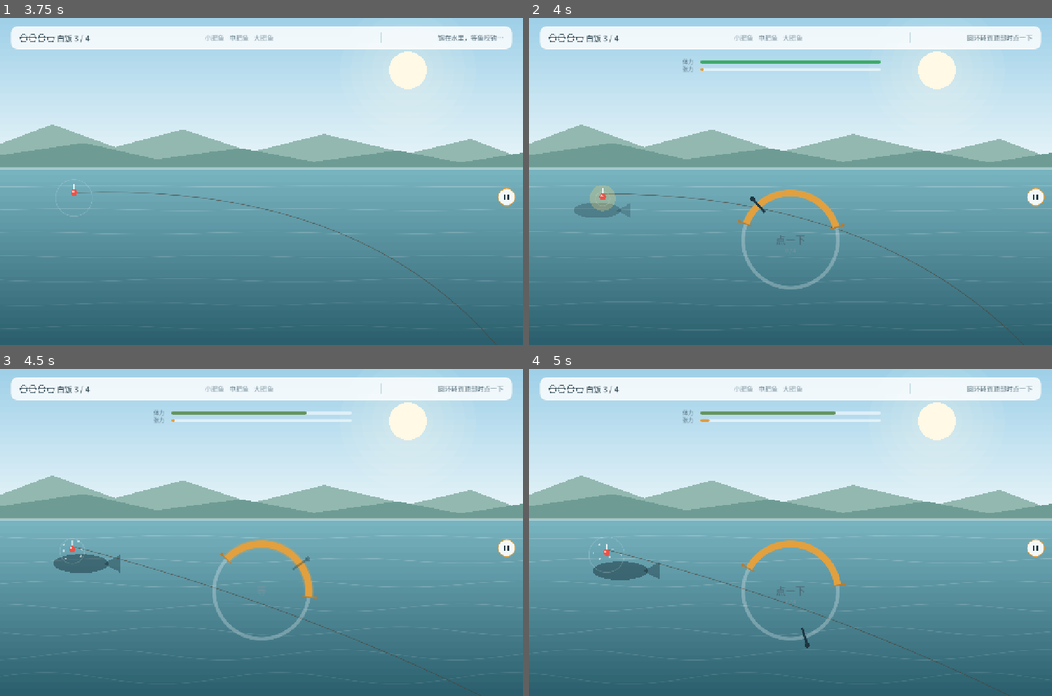
Above: before the commit, frames 1-4 (two rows, left to right).
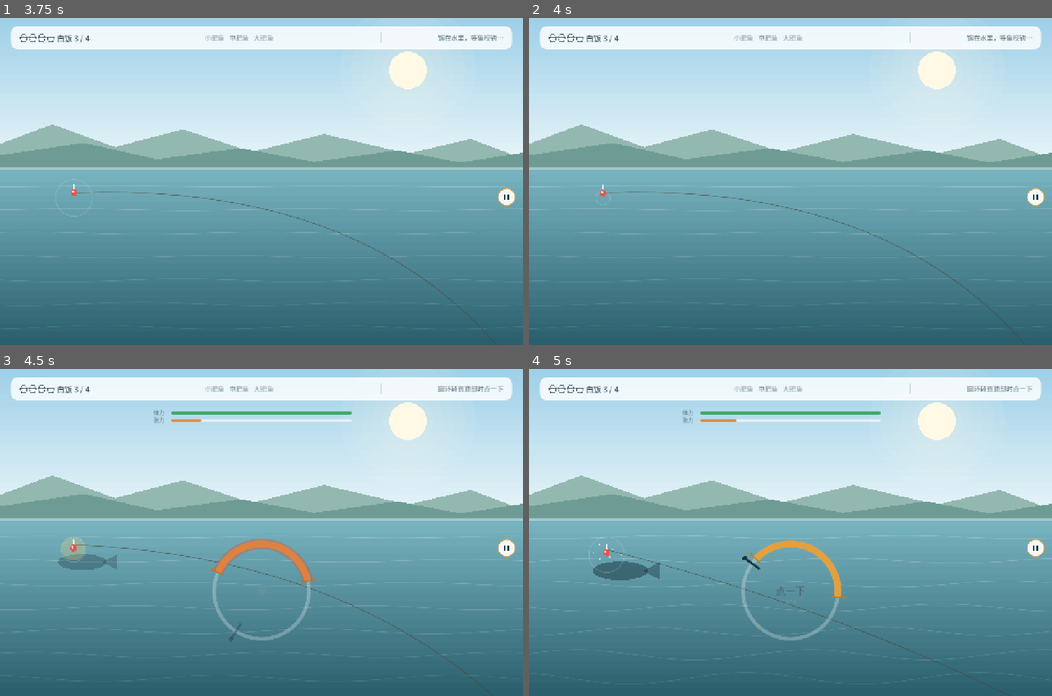
Above: after the commit, the same moments.

Repository: yes-a-hit/Fishing-the-fat-fish
Game: Godot game, scene res://menu.tscn
The game is run twice, just before and just after one commit, with the same random seed, the same clock (stepped at 60 frames per second) and the same inputs.
Inputs (mouse positions are in pixels of both pictures, inside the frame that each line leads up to):
- Up to frame 1 (3.75 s): click "开 始 钓 鱼" at 0.5 s; click (507, 197) at 1.25 s; click "继 续" at 2 s; tap Enter (ui_accept) at 2.75, 3.02 s; move the mouse to (376, 165) at 2.77 s; tap Space at 2.85, 3.6 s; click (376, 165) at 2.92 s; move the mouse to (156, 197) at 3.52 s; click (156, 197) at 3.67 s
- Up to frame 2 (4 s): tap Enter (ui_accept) at 3.77 s
- Up to frame 3 (4.5 s): move the mouse to (313, 460) at 4.27 s; tap Space at 4.35 s; click (313, 460) at 4.42 s
- Up to frame 4 (5 s): no input

Frame 1 is identical in both runs. In frame 2, 3.1% of the frame differs, in the area x 0-98%, y 5-100%; in frame 3, 2.9%; in frame 4, 0.6%.

Commit message:
v1.4.1: 豆包改成正态曲线出没

Diff:
--- a/data/tuning.json
+++ b/data/tuning.json
@@ -27,7 +27,13 @@
                         "fight.sway_period":  "摆动一个来回几秒。数字越小摆得越急。hard 1.5 秒一个来回。",
                         "doubao_refund":  "钓上豆包返还几碗饭（含抛出去的那碗）。2 = 净赚一碗。总量封在 bait_count，不会超过开局碗数。",
                         "doubao_escape_chance":  "豆包咬一口就跑的概率。它 damage_ratio = 1.0，一轮就上鱼，张力永远没机会爆表 —— 不在这里掷骰，脱钩画面就是死代码。0.35 = 三分之一的偶遇是空手。",
-                        "z_doubao":  "豆包只在近岸最前一段出没。weight 决定它和近岸普通鱼的相对份额：1.0 大概是两成多的偶遇，0.2 则低到几乎碰不到。"
+                        "doubao_peak_center":  "正态曲线的峰值落在 0~100 的哪一格。28 = 近岸偏中段。",
+                        "doubao_peak_chance":  "峰值处的出现概率。轻松 0.3 / 普通 0.4 / 困难 0.5 —— 越难越缺饭，它来得越勤。往两侧按 sigma 衰减。",
+                        "doubao_peak_sigma":  "正态曲线的标准差。18 = 离峰 18 格时掉到峰值的 61%，离峰 36 格掉到 13%。越小越尖、越好抓。",
+                        "z_doubao":  "豆包出现在哪一段距离带上。weight 已经不参与抽签了 —— 它的真实概率是 doubao_peak_center / doubao_peak_chance / doubao_peak_sigma 那条正态曲线，这里的 from/to 只划定「它可能在哪一段被撞见」。",
+                        "dda_speed_gain":  "动态难度：玩家连中时给游标加速。0 = 关。",
+                        "dda_sway_gain":  "动态难度：玩家连中时把黄标晃动的幅度放大。0 = 关。",
+                        "dda_from_difficulty":  "true = 只有普通与困难开动态难度；轻松档永远不甩。"
                     },
     "bait_count":  4,
     "full_catch_threshold":  3,
@@ -66,6 +72,7 @@
                                       "charge_full_seconds":  2.1,
                                       "cast_jitter":  3.0,
                                       "shadow_count":  0,
+                                      "doubao_peak_chance":  0.3,
                                       "dda_from_difficulty":  false,
                                       "zones":  [
                                                     {
@@ -100,8 +107,8 @@
                                                         "id":  "z_doubao",
                                                         "fish":  "doubao",
                                                         "from":  0,
-                                                        "to":  20,
-                                                        "weight":  0.35
+                                                        "to":  70,
+                                                        "weight":  1.0
                                                     }
                                                 ],
                                       "fight":  {
@@ -121,6 +128,7 @@
                                         "fake_claude_chance":  0.7,
                                         "charge_full_seconds":  1.5,
                                         "cast_jitter":  1.2,
+                                        "doubao_peak_chance":  0.4,
                                         "zones":  [
                                                       {
                                                           "id":  "z_small",
@@ -154,8 +162,8 @@
                                                           "id":  "z_doubao",
                                                           "fish":  "doubao",
                                                           "from":  0,
-                                                          "to":  16,
-                                                          "weight":  0.3
+                                                          "to":  70,
+                                                          "weight":  1.0
                                                       }
                                                   ],
                                         "fight":  {
@@ -177,6 +185,7 @@
                                       "fake_claude_chance":  0.4,
                                       "charge_full_seconds":  1.15,
                                       "cast_jitter":  0.6,
+                                      "doubao_peak_chance":  0.5,
                                       "zones":  [
                                                     {
                                                         "id":  "z_small",
@@ -210,8 +219,8 @@
                                                         "id":  "z_doubao",
                                                         "fish":  "doubao",
                                                         "from":  0,
-                                                        "to":  10,
-                                                        "weight":  0.25
+                                                        "to":  70,
+                                                        "weight":  1.0
                                                     }
                                                 ],
                                       "fight":  {
@@ -231,6 +240,9 @@
     "doubao_escape_chance":  0.35,
     "doubao_mercy_bait":  2,
     "doubao_mercy_gain":  2.4,
+    "doubao_peak_center":  28.0,
+    "doubao_peak_chance":  0.4,
+    "doubao_peak_sigma":  18.0,
     "dda_speed_gain":  0.45,
     "dda_sway_gain":  1.6,
     "dda_from_difficulty":  true
--- a/scripts/core/fishing_session.gd
+++ b/scripts/core/fishing_session.gd
@@ -289,21 +289,34 @@
 			cast_point = nearest
 			pool = GameTuning.candidates_at(_zones, cast_point)
 
-	# 豆包是救济不是常规鱼：饵快见底又还没集齐的时候它才更愿意冒头，
-	# 集齐之后直接归零，别在该结算的时候跑出来搅局。
-	var doubao_mul := _tune.doubao_weight_scale(bait_left, _caught_target_count(), _targets.size())
-	if not is_equal_approx(doubao_mul, 1.0):
-		for c in pool:
-			if String(c["fish"]) == "doubao":
-				c["weight"] = float(c["weight"]) * doubao_mul
-
-	if pool.is_empty():
+	# 豆包不吃距离带那套加权。它是一条正态曲线压在整根竿上：
+	# 越靠近近岸偏中段越容易撞见，往两头衰减。
+	# 所以先从池子里把它挑出来，单独掷一次骰。
+	var plain: Array = []
+	var doubao_here := false
+	for c in pool:
+		if String(c["fish"]) == "doubao":
+			doubao_here = true
+		else:
+			plain.append(c)
+
+	var doubao_p := 0.0
+	if doubao_here:
+		# 饵越少、离集齐越远，它越愿意来送饭；集齐之后直接归零。
+		doubao_p = _tune.doubao_chance_at(cast_point) \
+			* _tune.doubao_weight_scale(bait_left, _caught_target_count(), _targets.size())
+
+	if doubao_here and rng.randf() < doubao_p:
+		pending_fish = _find_fish("doubao")
+		_empty_reason = ""
+		_wait_left = rng.randf_range(_tune.bite_delay_min, _tune.bite_delay_max)
+	elif plain.is_empty():
 		pending_fish = null
 		# 一条鱼都不覆盖该点 = 空竿。当前只有陷阱带与前一条鱼之间的隔离区会走到这里。
 		_empty_reason = RESULT_EMPTY
 		_wait_left = _tune.empty_wait
 	else:
-		pending_fish = _find_fish(_weighted_pick(pool))
+		pending_fish = _find_fish(_weighted_pick(plain))
 		_empty_reason = ""
 		_wait_left = rng.randf_range(_tune.bite_delay_min, _tune.bite_delay_max)
 		# 远洋尽头那条到底是陷阱还是套着头套的鲸鱼娘，抛下去的那一刻就定了。
--- a/scripts/core/game_tuning.gd
+++ b/scripts/core/game_tuning.gd
@@ -38,6 +38,13 @@
 ## 雪中送炭：饵快见底又还没集齐时，豆包更愿意冒头
 var doubao_mercy_bait: int = 2          ## 剩这么多饵以内开始加成
 var doubao_mercy_gain: float = 2.0      ## 加成倍数
+
+## 豆包不是靠距离带权重抽的，而是一条正态曲线压在抛竿条上。
+## 峰值在近岸偏中段，往两侧衰减 —— 玩家能感觉到「中间比较热闹」，
+## 但没法靠记某个刻度刷它。
+var doubao_peak_center: float = 28.0    ## 峰值落在 0~100 的哪个位置
+var doubao_peak_chance: float = 0.40    ## 峰值处的概率，按难度覆盖
+var doubao_peak_sigma: float = 18.0     ## 标准差，越小越尖
 ## 动态难度：钓上来的鱼越多，AI 越上劲 —— 游标转得更快，黄标摆得更凶
 var dda_speed_gain: float = 0.45        ## 集齐时游标速度额外 +45%
 var dda_sway_gain: float = 1.6          ## 集齐时摆动幅度额外 +160%
@@ -70,6 +77,9 @@
 	t.doubao_escape_chance = clampf(float(src.get("doubao_escape_chance", t.doubao_escape_chance)), 0.0, 1.0)
 	t.doubao_mercy_bait = maxi(int(src.get("doubao_mercy_bait", t.doubao_mercy_bait)), 0)
 	t.doubao_mercy_gain = maxf(float(src.get("doubao_mercy_gain", t.doubao_mercy_gain)), 1.0)
+	t.doubao_peak_center = clampf(float(src.get("doubao_peak_center", t.doubao_peak_center)), 0.0, 100.0)
+	t.doubao_peak_chance = clampf(float(src.get("doubao_peak_chance", t.doubao_peak_chance)), 0.0, 1.0)
+	t.doubao_peak_sigma = maxf(float(src.get("doubao_peak_sigma", t.doubao_peak_sigma)), 1.0)
 	t.dda_speed_gain = maxf(float(src.get("dda_speed_gain", t.dda_speed_gain)), 0.0)
 	t.dda_sway_gain = maxf(float(src.get("dda_sway_gain", t.dda_sway_gain)), 0.0)
 	t.dda_from_difficulty = bool(src.get("dda_from_difficulty", t.dda_from_difficulty))
@@ -116,6 +126,8 @@
 		dda_from_difficulty = bool(d["dda_from_difficulty"])
 	if d.has("doubao_mercy_gain"):
 		doubao_mercy_gain = maxf(float(d["doubao_mercy_gain"]), 1.0)
+	# 豆包峰值：简单 30% / 普通 40% / 困难 50%。越难越常撞见，因为越难越缺饭。
+	doubao_peak_chance = clampf(float(d.get("doubao_peak_chance", doubao_peak_chance)), 0.0, 1.0)
 	charge_full_seconds = maxf(float(d.get("charge_full_seconds", charge_full_seconds)), 0.1)
 	cast_jitter = maxf(float(d.get("cast_jitter", cast_jitter)), 0.0)
 
@@ -329,7 +341,7 @@
 	}
 
 
-## 豆包的出现权重倍率。剩下的饵越少、离集齐越远，它越愿意冒头。
+## 豆包的出现倍率。剩下的饵越少、离集齐越远，它越愿意冒头。
 ## 已经集齐就直接归零 —— 那时候玩家要的是结局，不是救济。
 func doubao_weight_scale(bait_left: int, caught: int, total: int) -> float:
 	if total > 0 and caught >= total:
@@ -337,3 +349,13 @@
 	if bait_left > doubao_mercy_bait:
 		return 1.0
 	return maxf(doubao_mercy_gain, 1.0)
+
+
+## 落在 point 上撞见豆包的概率。正态分布，峰值 doubao_peak_chance 在
+## doubao_peak_center，往两侧按 doubao_peak_sigma 衰减。
+## 返回的是「裸概率」，还没乘饥荒加成 —— 那一层由调用方自己决定。
+func doubao_chance_at(point: float) -> float:
+	if doubao_peak_chance <= 0.0:
+		return 0.0
+	var d := point - doubao_peak_center
+	return doubao_peak_chance * exp(-(d * d) / (2.0 * doubao_peak_sigma * doubao_peak_sigma))
--- a/tests/selftest.gd
+++ b/tests/selftest.gd
@@ -52,6 +52,7 @@
 	_case_claude_fake()
 	_case_doubao()
 	_case_doubao_escape()
+	_case_doubao_curve()
 	_case_gallery()
 	_case_gallery_pages()
 	_case_voice_rewards()
@@ -704,6 +705,10 @@
 	_check("返还碗数配置", t.doubao_refund, 2)
 	# 这个用例只测返还，把脱钩概率关掉，否则三分之一的机会它咬一口就跑
 	t.doubao_escape_chance = 0.0
+	# 豆包现在是正态概率而不是必中，把曲线拉平到全条都满概率，
+	# 才好在固定坐标上复现
+	t.doubao_peak_chance = 1.0
+	t.doubao_peak_sigma = 500.0
 
 	var s := FishingSession.new(fish, t, _seeded_rng())
 	s.start()
@@ -751,6 +756,8 @@
 
 	# 概率拉到 1，保证每次都跑
 	t.doubao_escape_chance = 1.0
+	t.doubao_peak_chance = 1.0
+	t.doubao_peak_sigma = 500.0
 	var s := FishingSession.new(fish, t, _seeded_rng())
 	s.start()
 	s._zones = [{"id": "pin_doubao", "fish": "doubao", "from": 0.0, "to": 100.0, "weight": 1.0}]
@@ -778,6 +785,36 @@
 	_cast_at(s2, 50.0)
 	s2.tick(3.0)
 	_ok("概率归零后进入搏斗", s2.fight != null)
+
+
+## 豆包的正态曲线：峰值在近岸偏中段，两侧递减，峰高按难度覆盖。
+func _case_doubao_curve() -> void:
+	print("[case] 豆包的正态曲线")
+	var t := _test_tuning()
+	_check("峰值位置", t.doubao_peak_center, 28.0)
+	_check("标准差", t.doubao_peak_sigma, 18.0)
+
+	# 峰顶就是配置值本身
+	_ok("峰顶等于 peak_chance", absf(t.doubao_chance_at(28.0) - 0.4) < 0.001)
+	# 两侧必须单调递减
+	_ok("往近岸掉", t.doubao_chance_at(0.0) < t.doubao_chance_at(28.0))
+	_ok("往中段掉", t.doubao_chance_at(50.0) < t.doubao_chance_at(28.0))
+	_ok("远洋几乎为零", t.doubao_chance_at(100.0) < 0.01)
+	# 对称
+	_ok("峰两侧对称", absf(t.doubao_chance_at(10.0) - t.doubao_chance_at(46.0)) < 0.001)
+
+	# 三档的峰高
+	var t2 := ConfigLoader.load_tuning()
+	for pair in [["easy", 0.3], ["normal", 0.4], ["hard", 0.5]]:
+		var dd: String = pair[0]
+		var want: float = pair[1]
+		t2.apply_difficulty(dd)
+		_check("%s 峰高" % dd, t2.doubao_peak_chance, want)
+		_ok("%s 峰顶概率" % dd, absf(t2.doubao_chance_at(28.0) - want) < 0.001)
+		_ok("%s 两侧递减" % dd, t2.doubao_chance_at(5.0) < t2.doubao_chance_at(28.0))
+
+	# 集齐之后归零，别在该结算的时候跳出来
+	_ok("集齐后概率归零", is_zero_approx(t.doubao_weight_scale(3, 3, 3)))
 
 
 ## 图鉴：解锁是幂等的，坏文件不崩，清理能清空。
Not shown, changed: README.md
Not shown, removed: docs/download/钓肥鱼-v1.4.0-windows-x64.zip
Not shown, removed: docs/download/钓肥鱼-v1.4.0.apk
Not shown, added: docs/download/钓肥鱼-v1.4.1-windows-x64.zip
Not shown, added: docs/download/钓肥鱼-v1.4.1.apk
Not shown, changed: docs/index.html
Not shown, changed: docs/index.pck
Not shown, changed: docs/tuning.md
